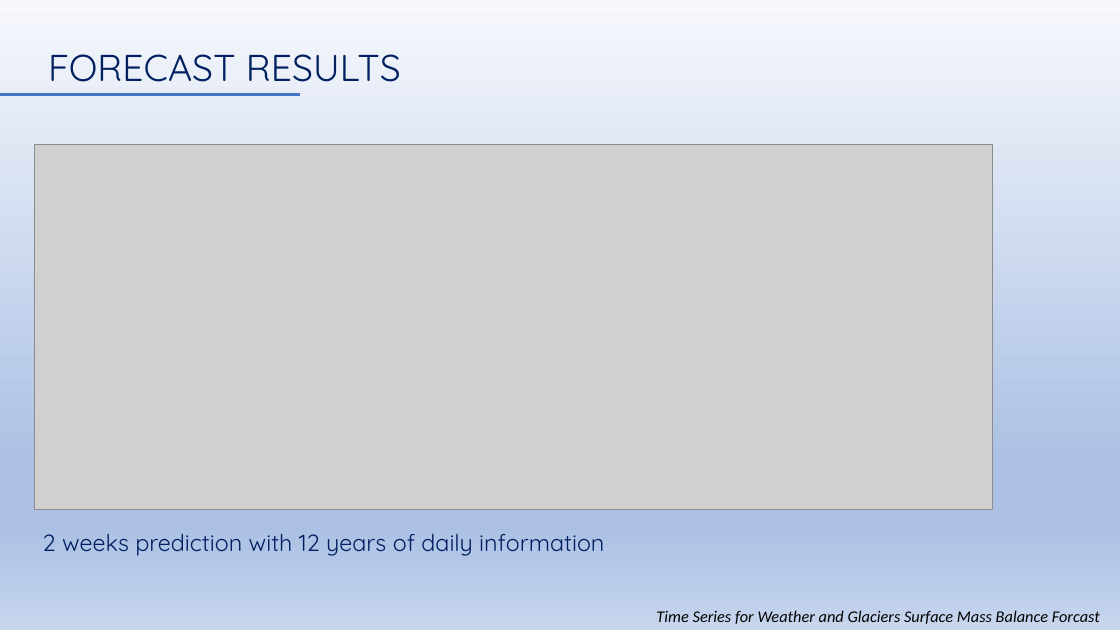
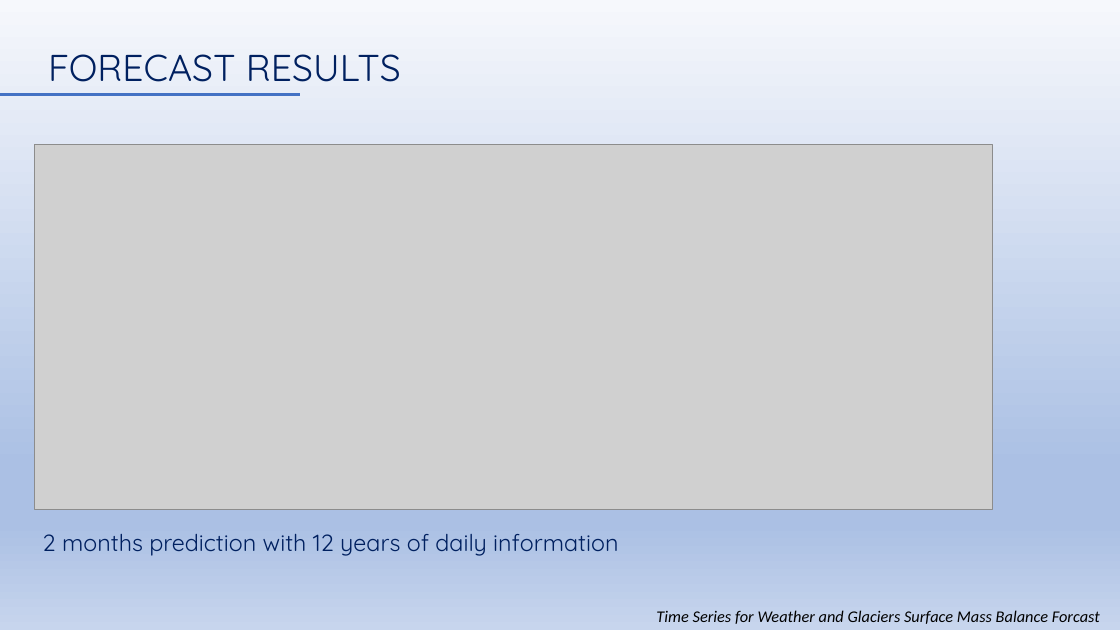
Before and after one commit to Julia-Leon/ironhack_final_project, a slide deck: slide 14 of presentation/TIME SERIES FOR GLACIERS SURFACE MASS BALANCE FORCASTING.pptx. Drawn at 1120x630 pixels with LibreOffice and Linux fonts; fonts in the diff are those of the drawing; grey boxes stand for pictures. Boxes give left, top, right and bottom in pixels: in the first picture for what was removed or moved away, otherwise in the second. Text is boxed around its words. In the diff, an @@ line names an element or a change of style, - is before the commit and + after.

Commit message:
project 1.4

```diff
--- a/presentation/TIME SERIES FOR GLACIERS SURFACE MASS BALANCE FORCASTING.pptx
+++ b/presentation/TIME SERIES FOR GLACIERS SURFACE MASS BALANCE FORCASTING.pptx
@@ text at [42,534,618,556]: text changed @@
-2 weeks prediction with 12 years of daily information
+2 months prediction with 12 years of daily information
```
